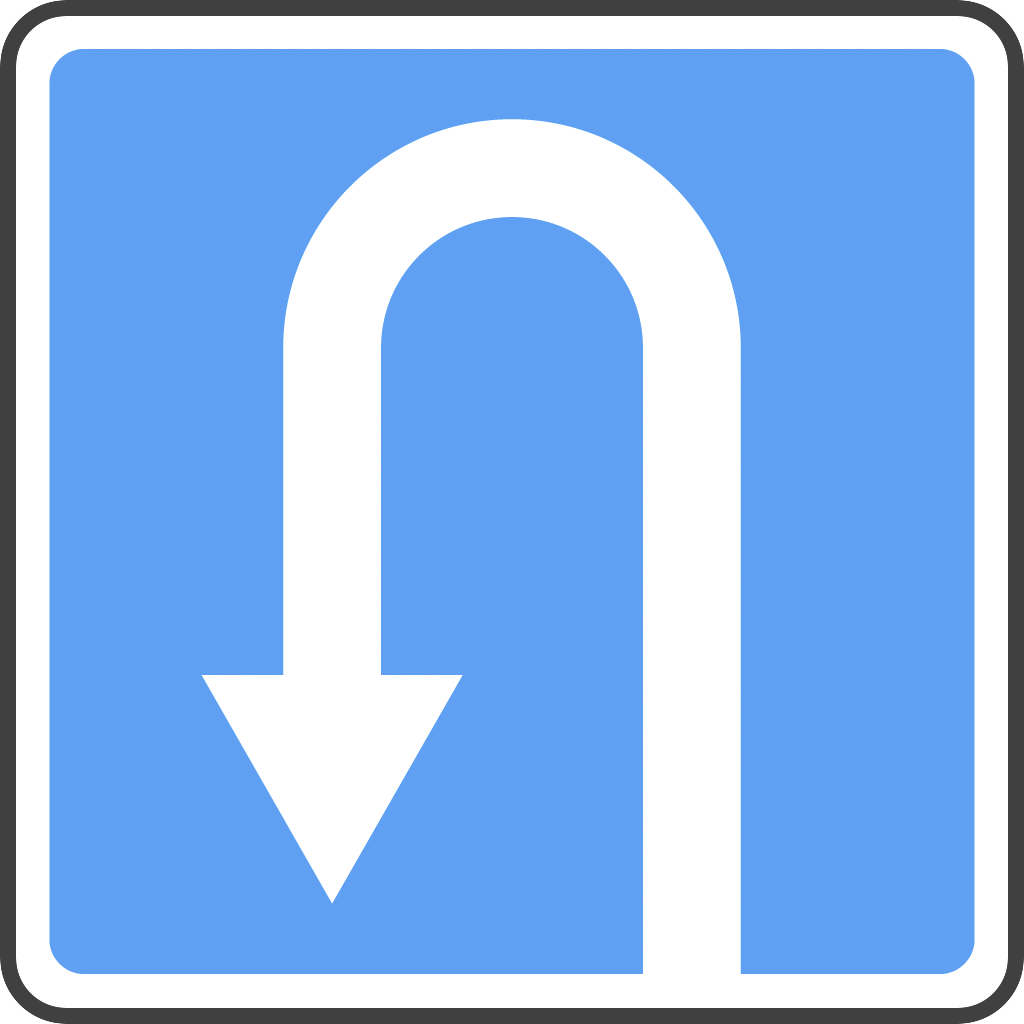
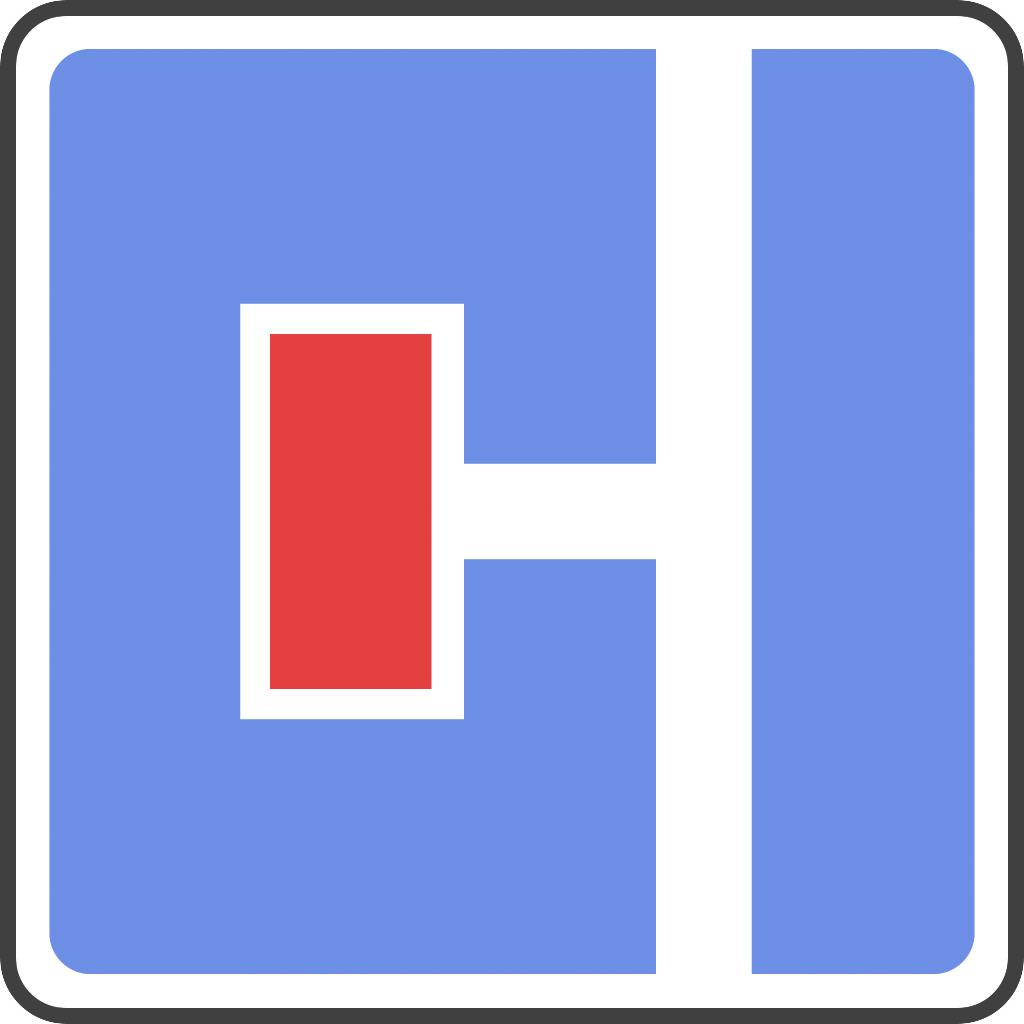
Before/after of a w=1024, h=1024 layered artwork. What changed in the layer stack:
added group "6.8.3" with 1 layers in group "Группа 1" over box(14, 13, 1010, 1008)
added layer "Слой 9" in group "6.8.3" over box(14, 13, 1010, 1008)
hid group "6.3.1" (1 layers) over box(16, 16, 1008, 1007)